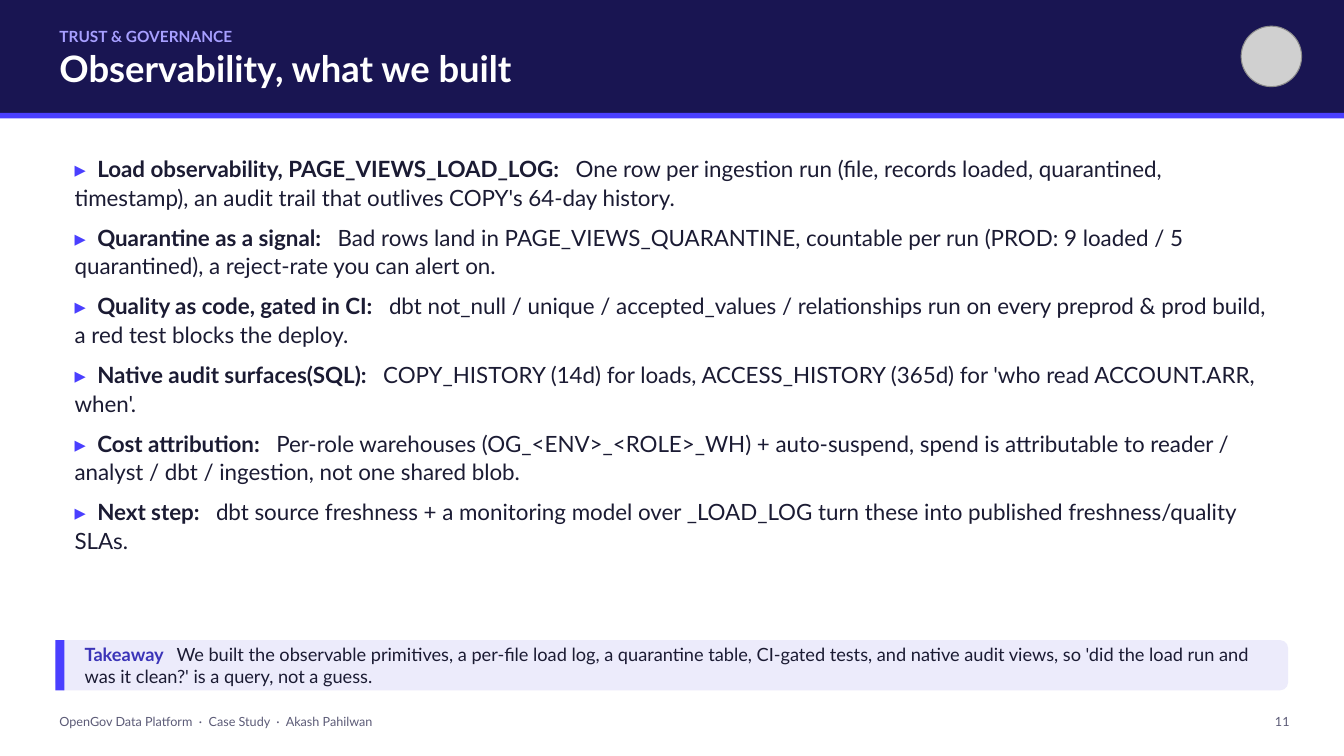
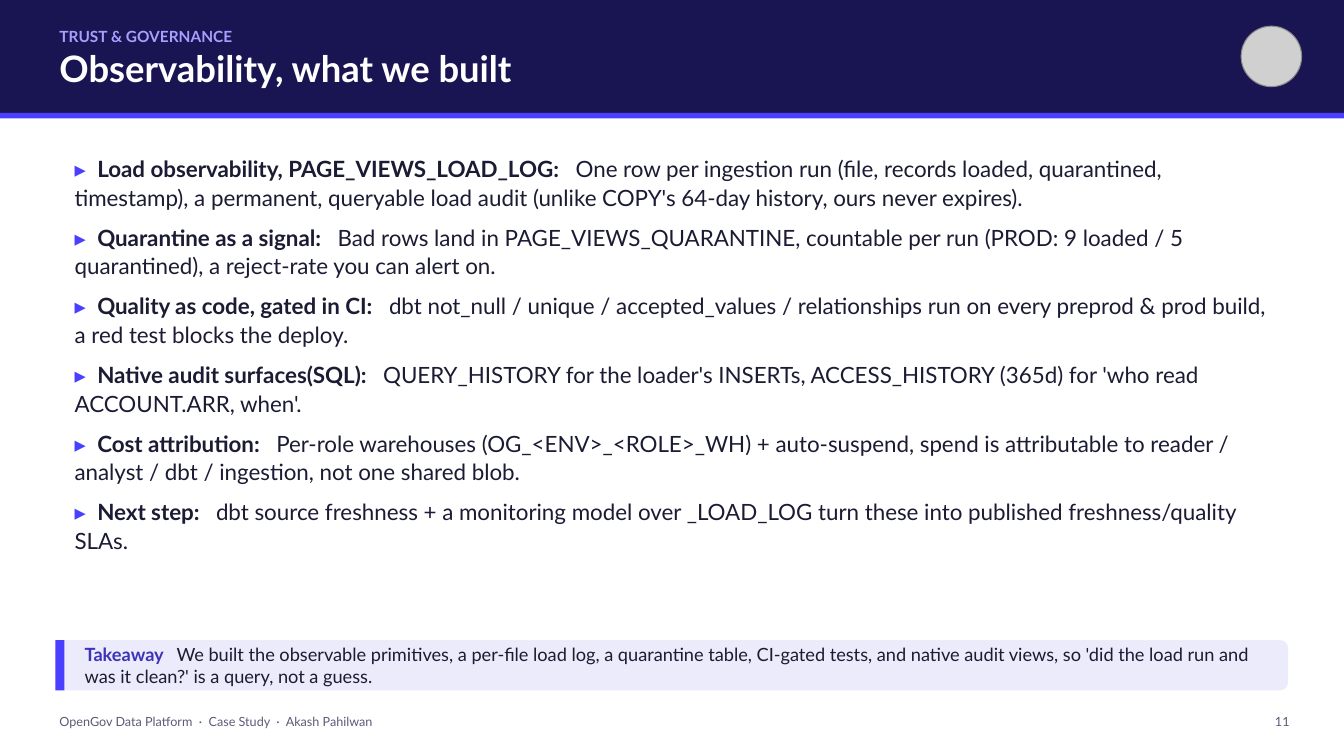
Before and after one commit to akashpahilwan/OpenGovPOC, a slide deck: slide 11 of presentation/OpenGov_Data_Platform_CaseStudy.pptx. Drawn at 1344x756 pixels with LibreOffice and Linux fonts; fonts in the diff are those of the drawing; grey boxes stand for pictures. Boxes give left, top, right and bottom in pixels: in the first picture for what was removed or moved away, otherwise in the second. Text is boxed around its words. In the diff, an @@ line names an element or a change of style, - is before the commit and + after.

```diff
--- a/presentation/OpenGov_Data_Platform_CaseStudy.pptx
+++ b/presentation/OpenGov_Data_Platform_CaseStudy.pptx
@@ text at [75, 160, 1162, 210]: text changed @@
-▸ Load observability, PAGE_VIEWS_LOAD_LOG: One row per ingestion run (file, records loaded, quarantined, timestamp), an audit trail that outlives COPY's 64-day history.
+▸ Load observability, PAGE_VIEWS_LOAD_LOG: One row per ingestion run (file, records loaded, quarantined, timestamp), a permanent, queryable load audit (unlike COPY's 64-day history, ours never expires).
@@ text at [75, 365, 1198, 415]: text changed @@
-▸ Native audit surfaces(SQL): COPY_HISTORY (14d) for loads, ACCESS_HISTORY (365d) for 'who read ACCOUNT.ARR, when'.
+▸ Native audit surfaces(SQL): QUERY_HISTORY for the loader's INSERTs, ACCESS_HISTORY (365d) for 'who read ACCOUNT.ARR, when'.
```
Also in this commit, not shown: 5 other slides changed, 2 other files.
